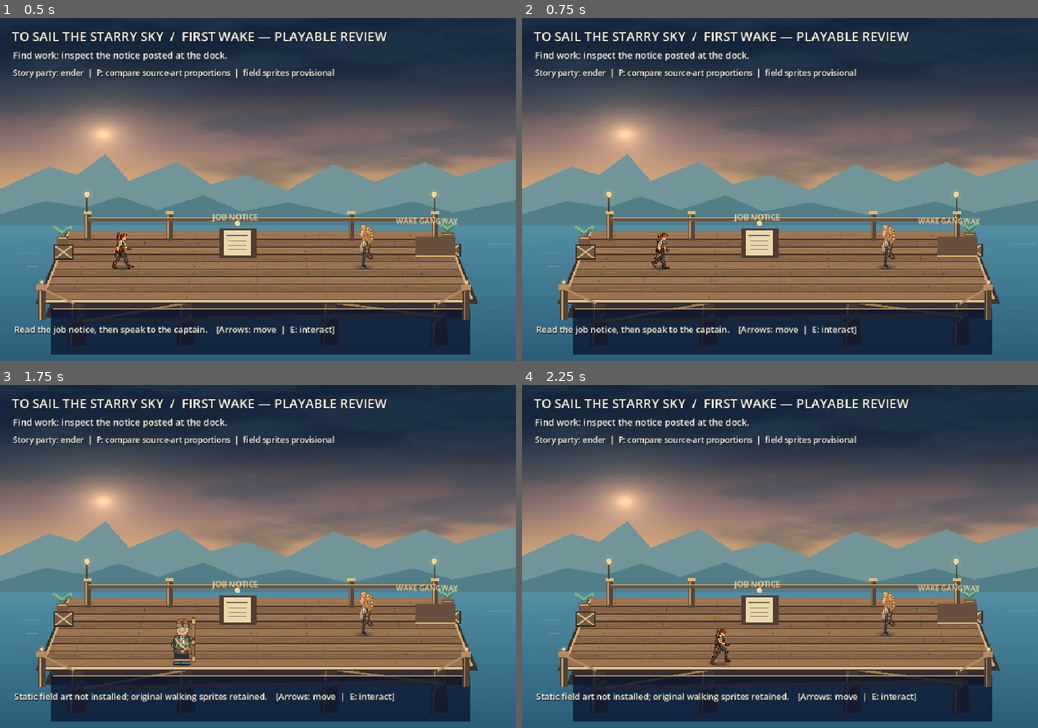
Above: before the commit, frames 1-4 (two rows, left to right).
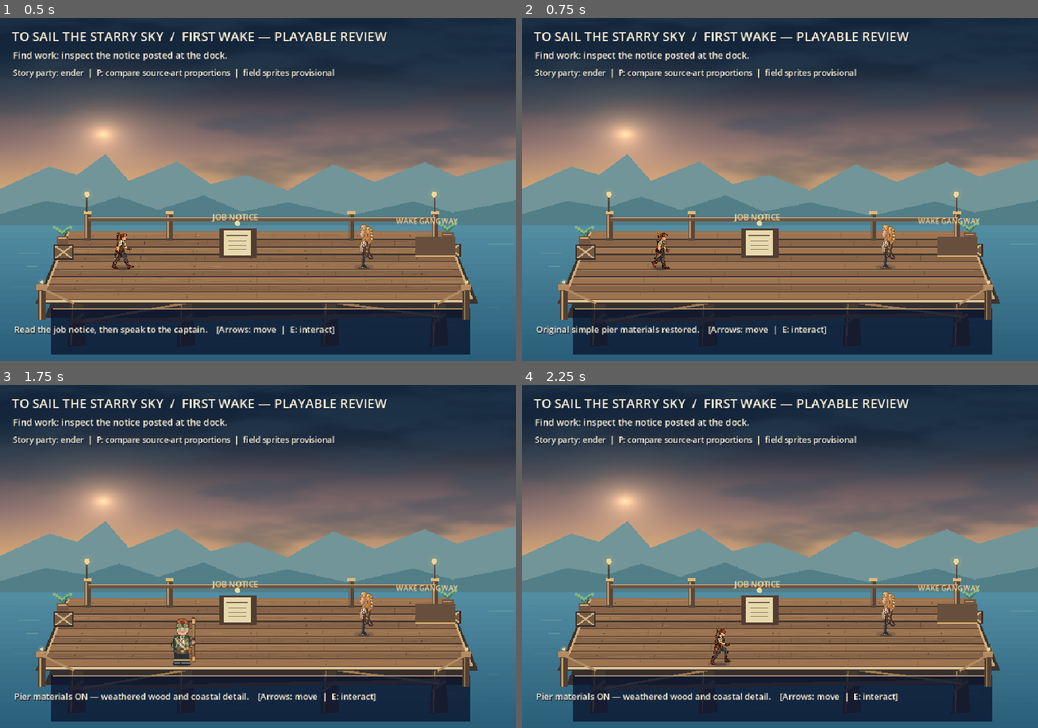
Above: after the commit, the same moments.

Repository: ndrorchestration/ToSailaStarrySky-jrpg
Game: Godot game, scene res://scenes/first_wake_game.tscn
The game is run twice, just before and just after one commit, with the same random seed, the same clock (stepped at 60 frames per second) and the same inputs.
Inputs:
- Up to frame 1 (0.5 s): no input
- Up to frame 2 (0.75 s): tap Enter at 0.5 s; hold Right (ui_right) from 0.53 s (still down); tap M at 0.6 s
- Up to frame 3 (1.75 s): tap P at 0.8, 1.35 s; release Right (ui_right) at 1.28 s; hold Down (ui_down) from 1.28 s (still down); tap M at 1.55 s
- Up to frame 4 (2.25 s): tap Space at 2 s; release Down (ui_down) at 2.03 s; hold Right (ui_right) from 2.03 s (still down); tap 1 (aetherwake_ch1_choice_a) at 2.1 s

Frame 1 is identical in both runs. In frame 2, 0.9% of the frame differs, in the area x 2-83%, y 63-93%; in frame 3, 1.0%, in the area x 2-77%, y 89-93%; in frame 4, 1.0%.

Commit message:
feat(first-wake): M toggles genuine dock material A/B while preserving original pier geometry

Diff:
--- a/godot/scripts/first_wake_job_preview.gd
+++ b/godot/scripts/first_wake_job_preview.gd
@@ -174,6 +174,13 @@
             last_message = "Static field art not installed; original walking sprites retained."
         else:
             last_message = ("Cleaned full-body reference ON (STATIC; gait not authored)." if ender.creator_standee_vari …(189 unchanged characters)…
+        _sync_presentation()
+        get_viewport().set_input_as_handled()
+        return
+    if room == "dock" and event is InputEventKey and event.pressed and not event.echo and event.keycode == KEY_M:
+        var next_material: bool = not dock_background.refined_materials_enabled
+        dock_background.set_refined_materials_enabled(next_material)
+        last_message = "Pier materials ON — weathered wood and coastal detail." if next_material else "Original simple pier materials restored."
         _sync_presentation()
         get_viewport().set_input_as_handled()
         return
